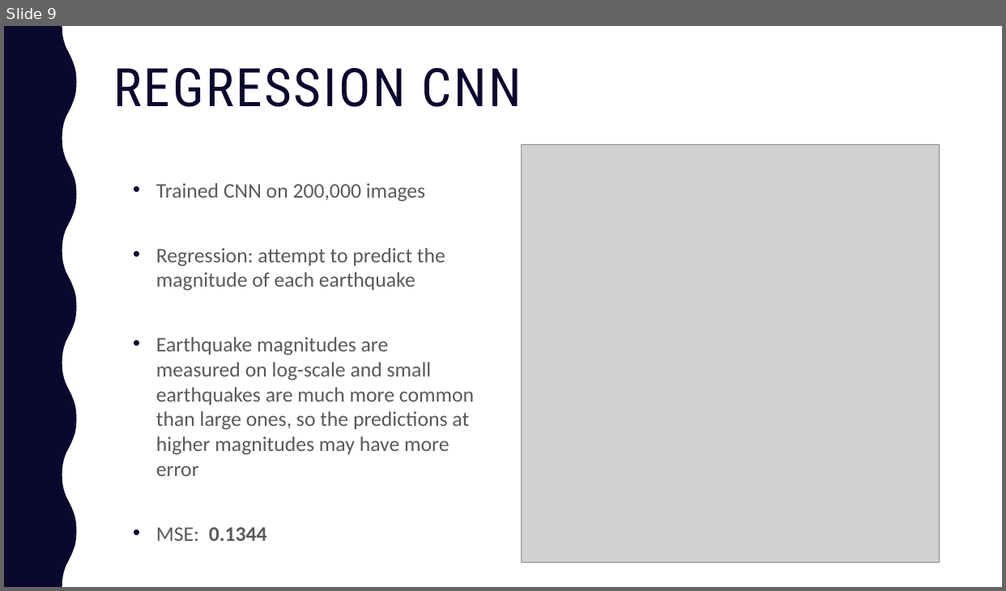
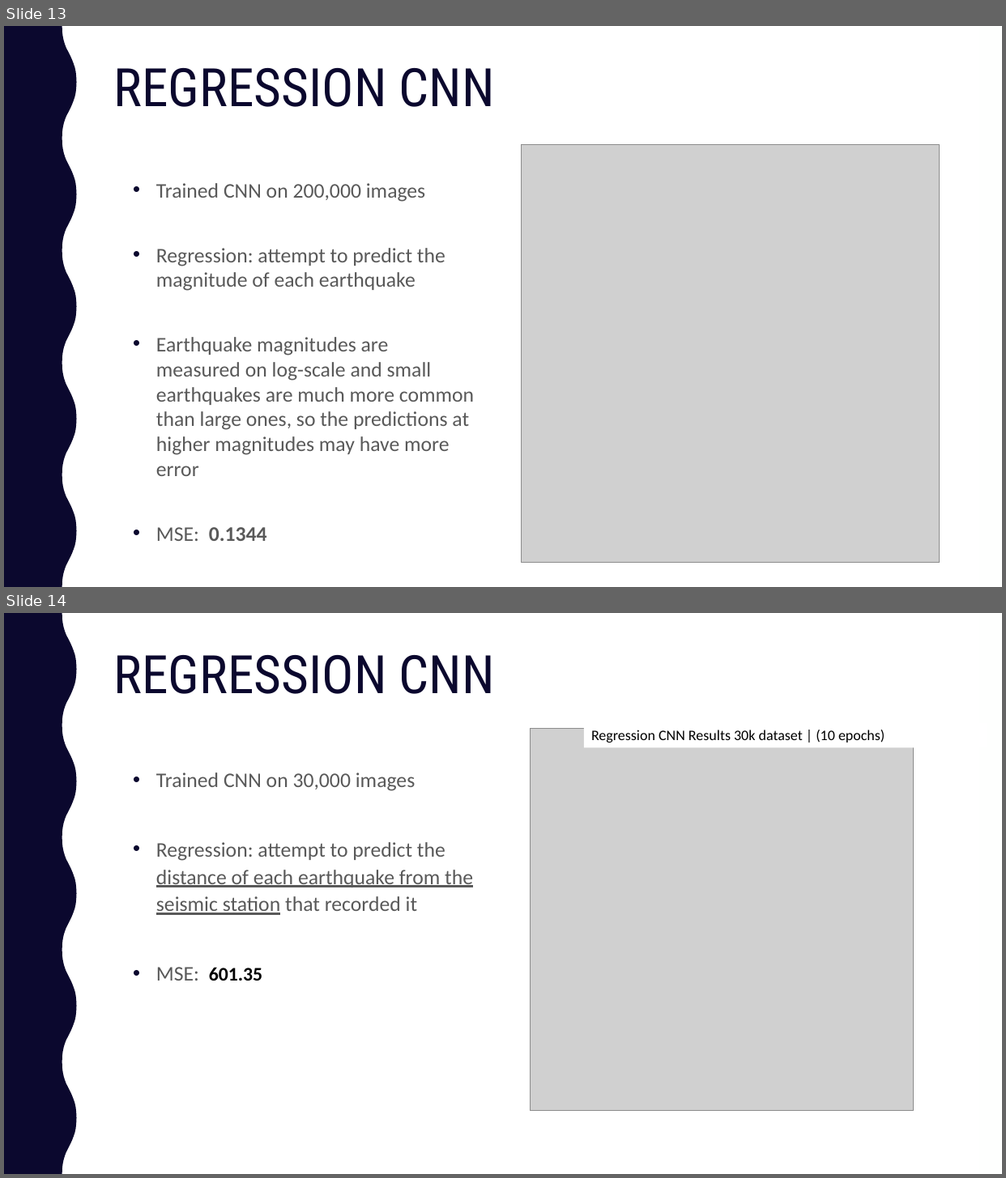
Before and after one commit to kaelynn-rose/EarthquakeClassification, a slide deck: presentation/earthquakes_with_cnns.pptx. Shown one above the other, each under a label of ours: slide 9 before the commit, slides 13 and 14 after it. The pictures are 1006x591 and 1006x1178 pixels, drawn with LibreOffice and Linux fonts; fonts in the diff are those of the drawing; grey boxes stand for pictures. Boxes give left, top, right and bottom in pixels: in the first picture for what was removed or moved away, otherwise in the second. Text is boxed around its words. In the diff, an @@ line names an element or a change of style, - is before the commit and + after.

Commit message:
updated presentation & figures

```diff
--- a/presentation/earthquakes_with_cnns.pptx
+++ b/presentation/earthquakes_with_cnns.pptx
@@ slide 14 added at <box>4,613,1002,1174</box>, background #FFFFFF; not listed: 2 template elements that a slide beside it also shows @@
@@ title added at <box>114,655,495,694</box>, 51 pt, text #0B082E @@
+REGRESSION CNN
@@ picture added at <box>530,728,914,1112</box> @@
@@ rectangle added at <box>584,722,987,747</box>, fill #FFFFFF, 14 pt, text #000000 @@
+Regression CNN Results 30k dataset | (10 epochs)
@@ text added at <box>156,773,473,981</box>, 20 pt, text #595959 @@
+• Trained CNN on 30,000 images
+• Regression: attempt to predict the distance of each earthquake from the seismic station that recorded it
+• MSE: 601.35
@@ what was slide 9 is now slide 13 @@
@@ slide 13 changed as well @@
@@ title "REGRESSION CNN" at <box>114,68,495,107</box>: letter spacing 2 to 0 pt @@
```
Also in this commit, not shown: 13 other slides changed, 2 other slides added, 3 other files.
